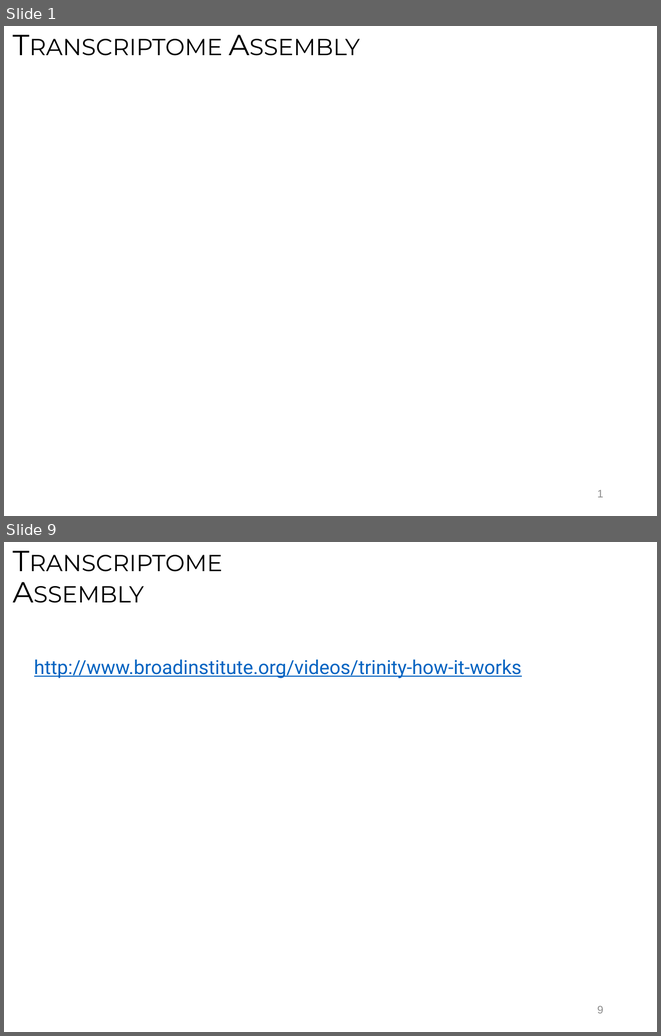
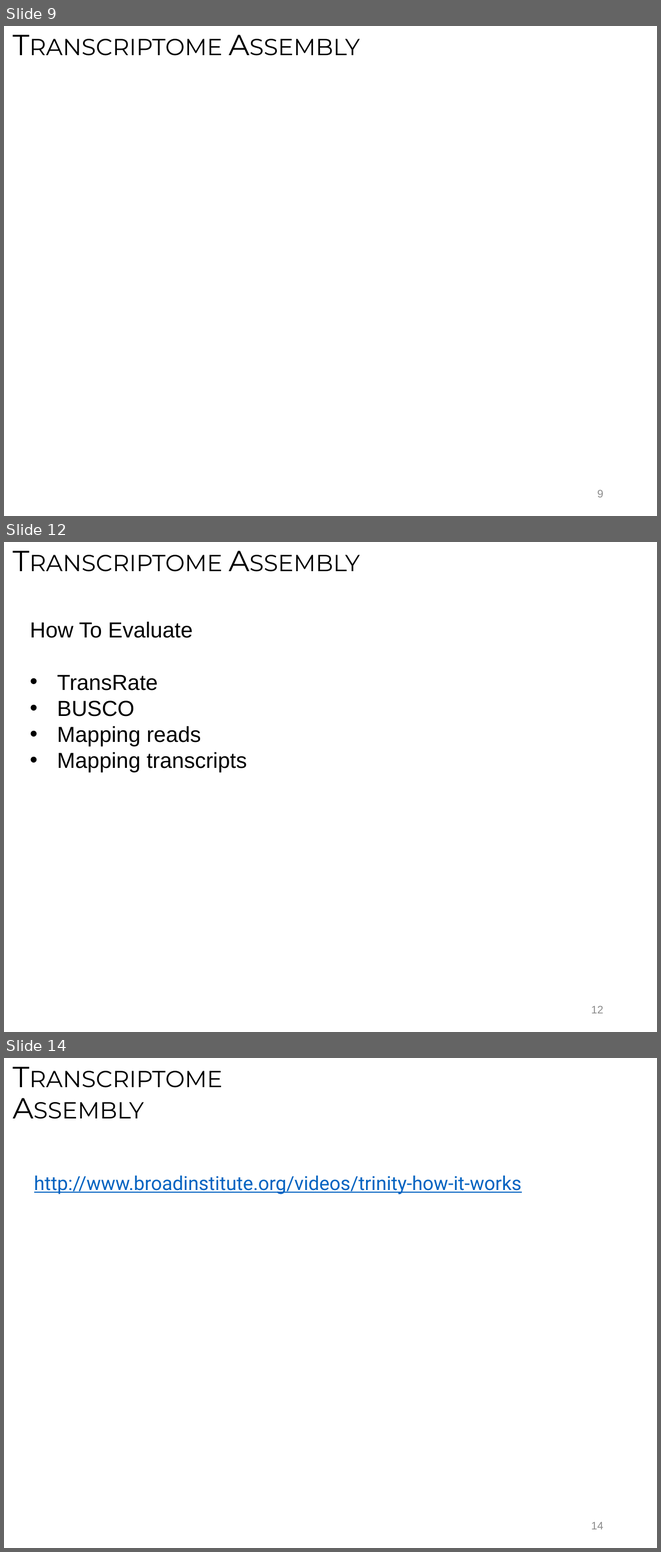
Before and after one commit to ngs-docs/angus, a slide deck: _static/MacManes_transcriptome.pptx. Shown one above the other, each under a label of ours: slides 1 and 9 before the commit, slides 9, 12 and 14 after it; the slides between them are not shown. The pictures are 661x1036 and 661x1552 pixels, drawn with LibreOffice and Linux fonts; fonts in the diff are those of the drawing; background and template pictures are left out. Boxes give left, top, right and bottom in pixels: in the first picture for what was removed or moved away, otherwise in the second. Text is boxed around its words. In the diff, an @@ line names an element or a change of style, - is before the commit and + after.

```diff
--- a/_static/MacManes_transcriptome.pptx
+++ b/_static/MacManes_transcriptome.pptx
@@ slide 12 added at [4,542,657,1032], background #FFFFFF @@
@@ title added at [4,542,650,629], 24 pt, text #000000, small capitals @@
+Transcriptome Assembly
@@ text added at [30,622,247,773], 18 pt, text #000000 @@
+How To Evaluate
+• TransRate
+• BUSCO
+• Mapping reads
+• Mapping transcripts
@@ page number added at [591,1006,603,1013], 9 pt, text #8C8C8C @@
+12
@@ what was slide 1 is now slide 9 @@
@@ page number at [597,490,603,497]: text changed @@
-1
+9
@@ what was slide 9 is now slide 14 @@
@@ page number at [591,1522,603,1529]: text changed @@
-9
+14
```
Also in this commit, not shown: 3 slides changed, 6 other slides added, 2 slides removed.
